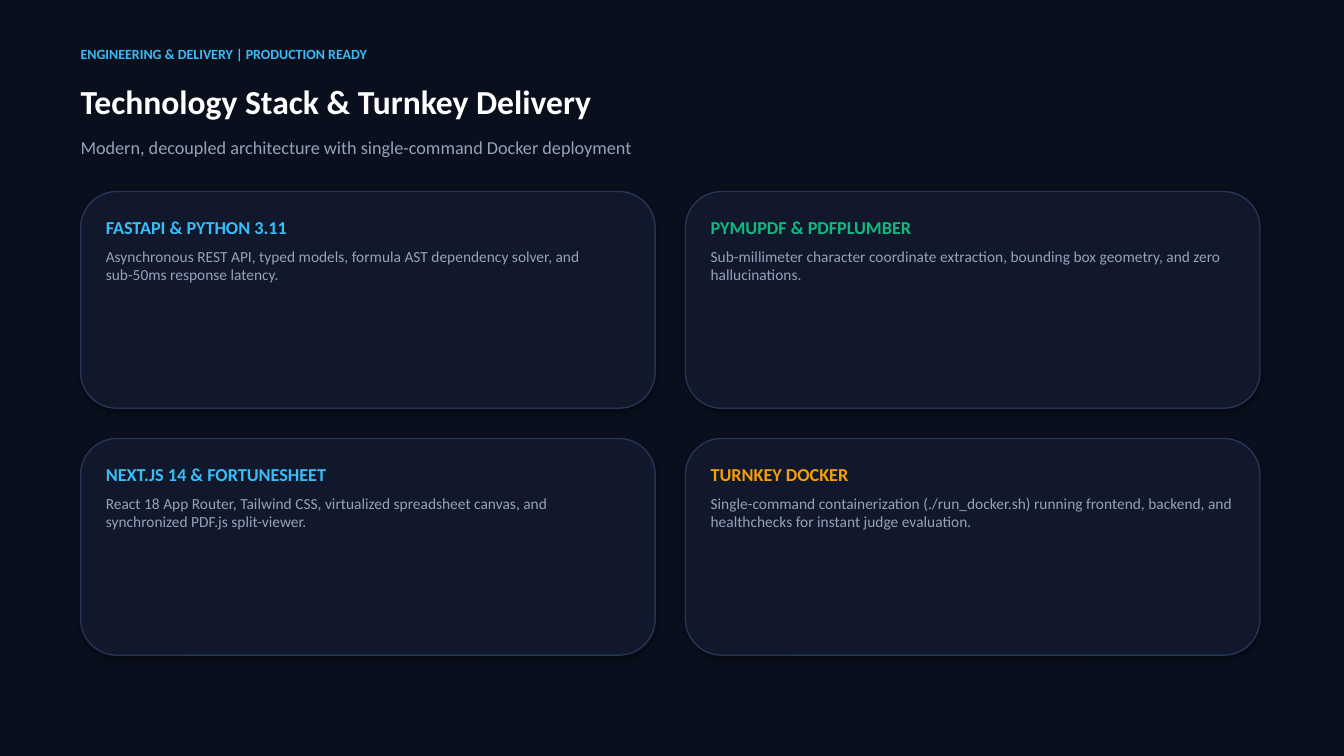
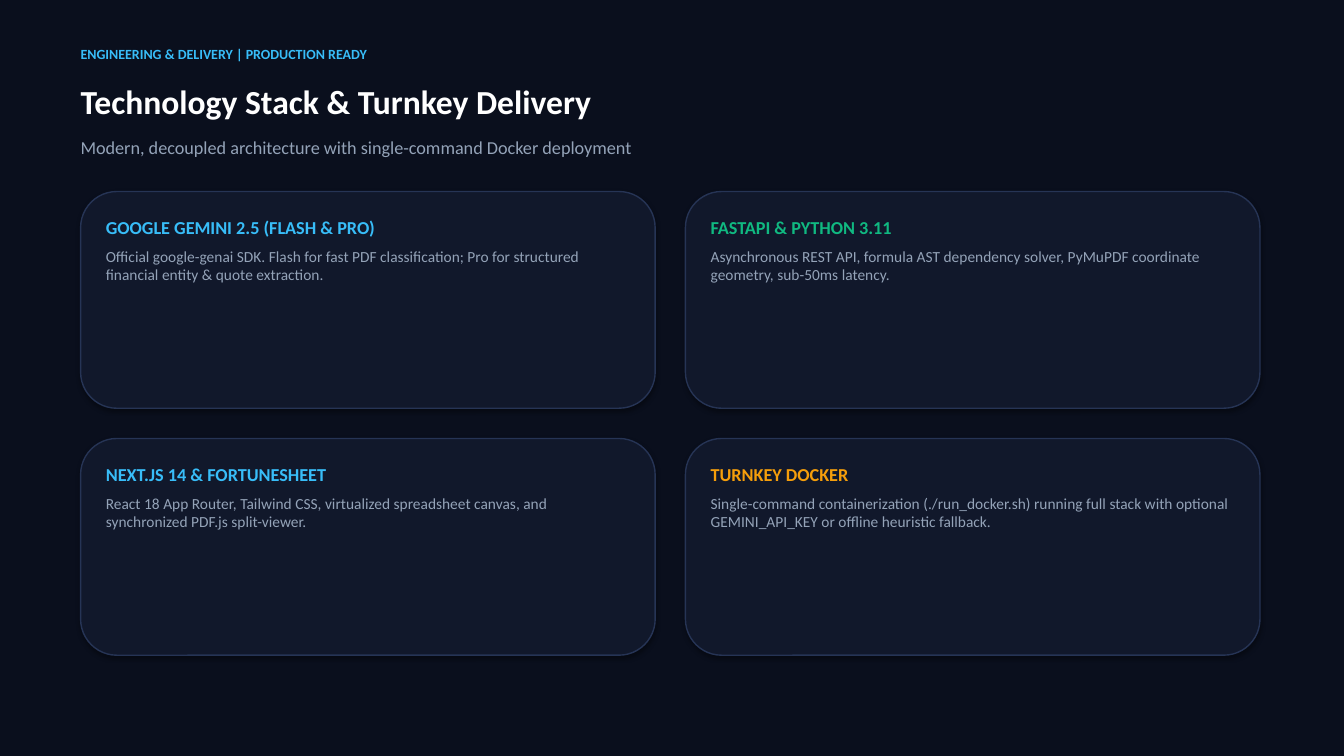
Before and after one commit to prkshverma09/audit-copilot, a slide deck: slide 4 of presentation/X-Ray_Audit_Copilot_Demo_Slides.pptx. Drawn at 1344x756 pixels with LibreOffice and Linux fonts; fonts in the diff are those of the drawing. Boxes give left, top, right and bottom in pixels: in the first picture for what was removed or moved away, otherwise in the second. Text is boxed around its words. In the diff, an @@ line names an element or a change of style, - is before the commit and + after.

Commit message:
feat(slides): prominently highlight Google Gemini 2.5 Flash & Pro across presentation deck

```diff
--- a/presentation/X-Ray_Audit_Copilot_Demo_Slides.pptx
+++ b/presentation/X-Ray_Audit_Copilot_Demo_Slides.pptx
@@ text at (x1=106, y1=220, x2=579, y2=283): text changed @@
-FASTAPI & PYTHON 3.11
-Asynchronous REST API, typed models, formula AST dependency solver, and sub-50ms response latency.
+GOOGLE GEMINI 2.5 (FLASH & PRO)
+Official google-genai SDK. Flash for fast PDF classification; Pro for structured financial entity & quote extraction.
@@ text at (x1=711, y1=222, x2=1200, y2=283): text changed @@
-PYMUPDF & PDFPLUMBER
-Sub-millimeter character coordinate extraction, bounding box geometry, and zero hallucinations.
+FASTAPI & PYTHON 3.11
+Asynchronous REST API, formula AST dependency solver, PyMuPDF coordinate geometry, sub-50ms latency.
@@ text at (x1=711, y1=498, x2=1228, y2=529): text changed @@
-Single-command containerization (./run_docker.sh) running frontend, backend, and healthchecks for instant judge evaluation.
+Single-command containerization (./run_docker.sh) running full stack with optional GEMINI_API_KEY or offline heuristic fallback.
```
Also in this commit, not shown: 2 other slides changed, 2 other files.
